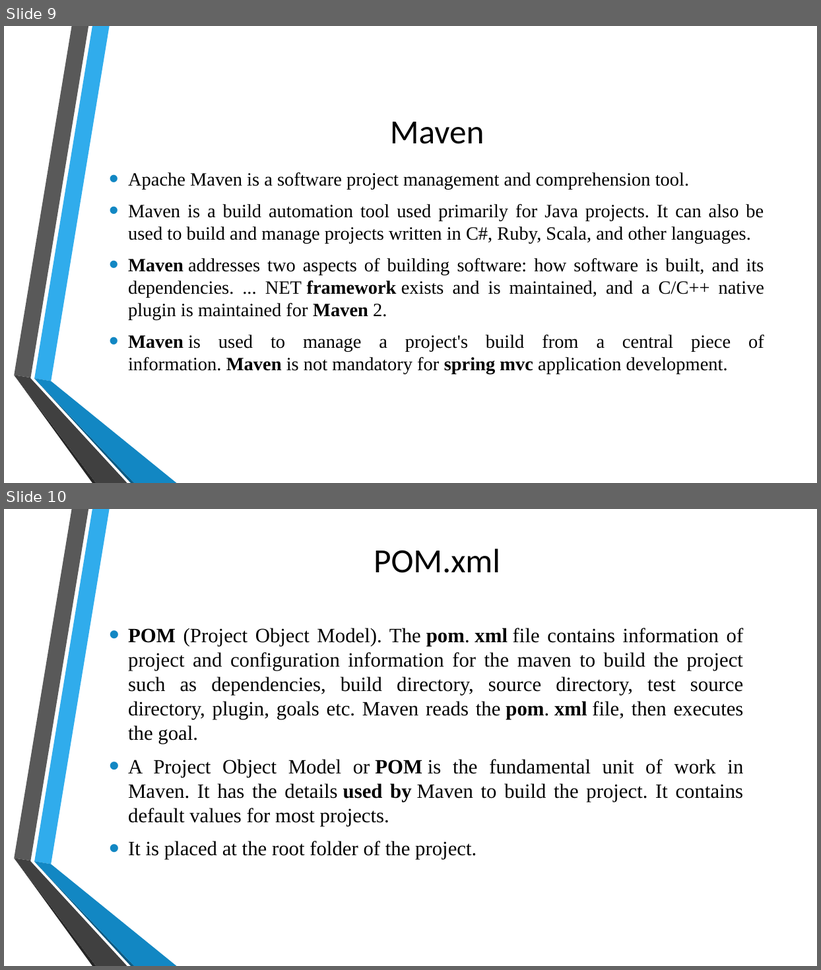
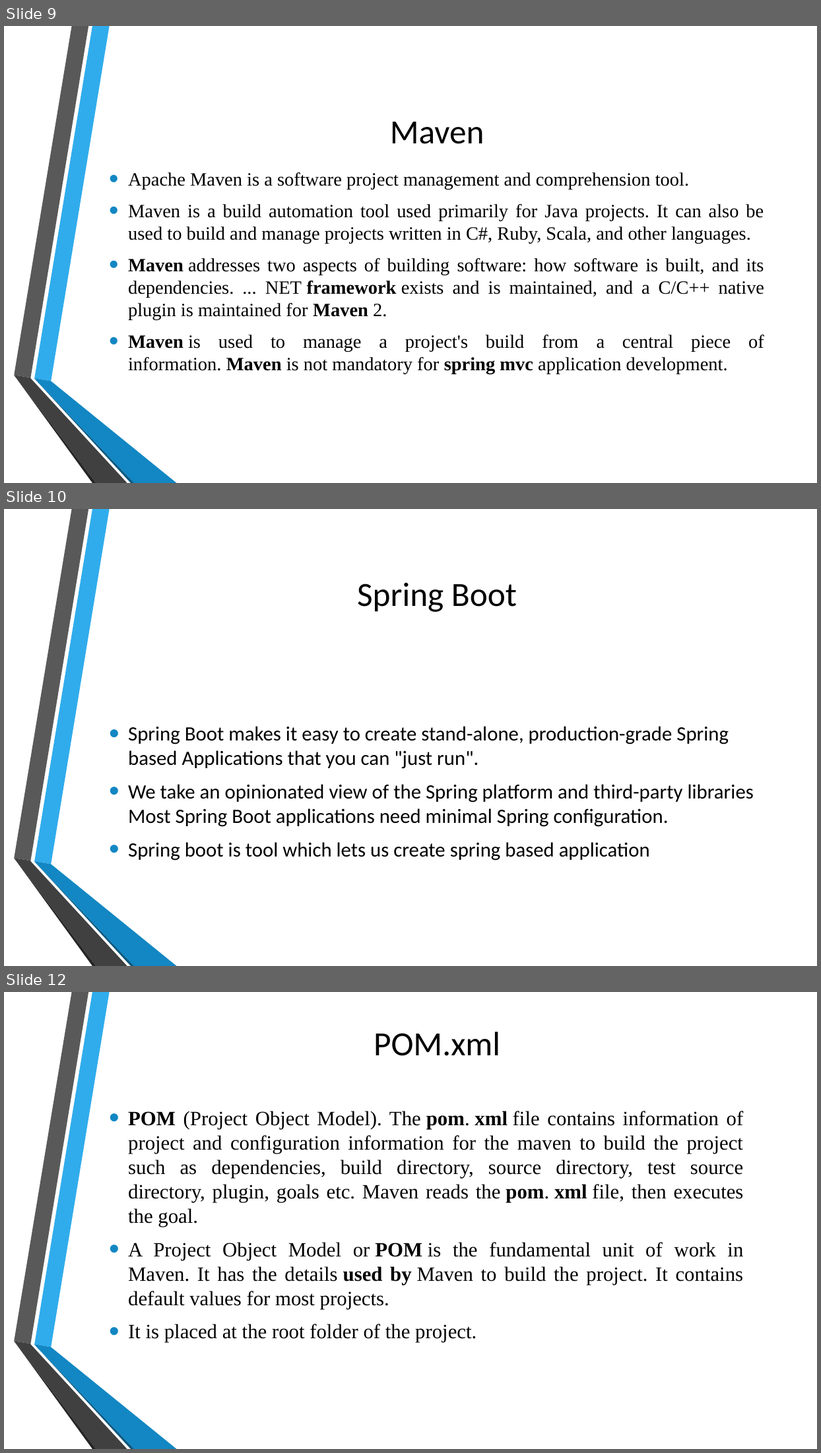
Before and after one commit to baskharm/java-spring, a slide deck: Building and Deploying Web APPS using Java &Spring.pptx. Shown one above the other, each under a label of ours: slides 9 and 10 before the commit, slides 9, 10 and 12 after it; the slides between them are not shown. The pictures are 821x970 and 821x1453 pixels, drawn with LibreOffice and Linux fonts; fonts in the diff are those of the drawing; background and template pictures are left out. Boxes give left, top, right and bottom in pixels: in the first picture for what was removed or moved away, otherwise in the second. Text is boxed around its words. In the diff, an @@ line names an element or a change of style, - is before the commit and + after.

```diff
--- a/Building and Deploying Web APPS using Java &Spring.pptx
+++ b/Building and Deploying Web APPS using Java &Spring.pptx
@@ slide 10 added at [4, 509, 817, 966], background picture (left out); not listed: 6 template elements that a slide beside it also shows @@
@@ title added at [357, 582, 517, 612], 40 pt, text #000000 @@
+Spring Boot
@@ text added at [128, 726, 754, 861], 24 pt, text #000000 @@
+• Spring Boot makes it easy to create stand-alone, production-grade Spring based Applications that you can "just run".
+• We take an opinionated view of the Spring platform and third-party libraries Most Spring Boot applications need minimal Spring configuration.
+• Spring boot is tool which lets us create spring based application
@@ what was slide 10 is now slide 12 @@
```
Also in this commit, not shown: 1 other slide added, 2 other files.
